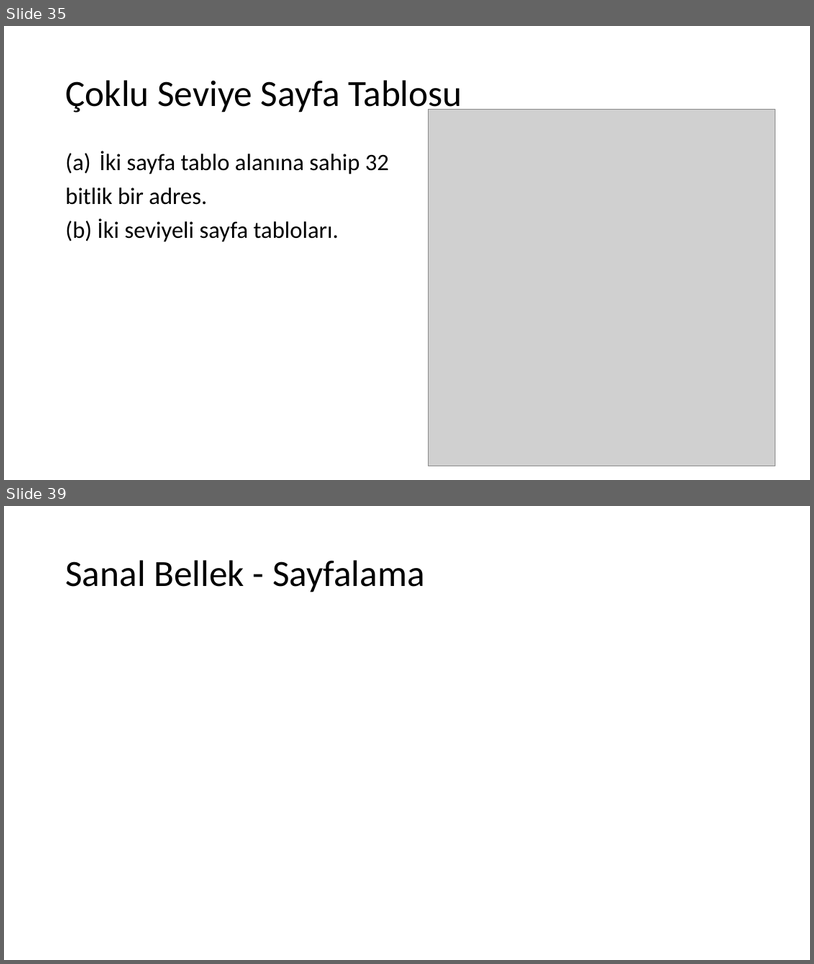
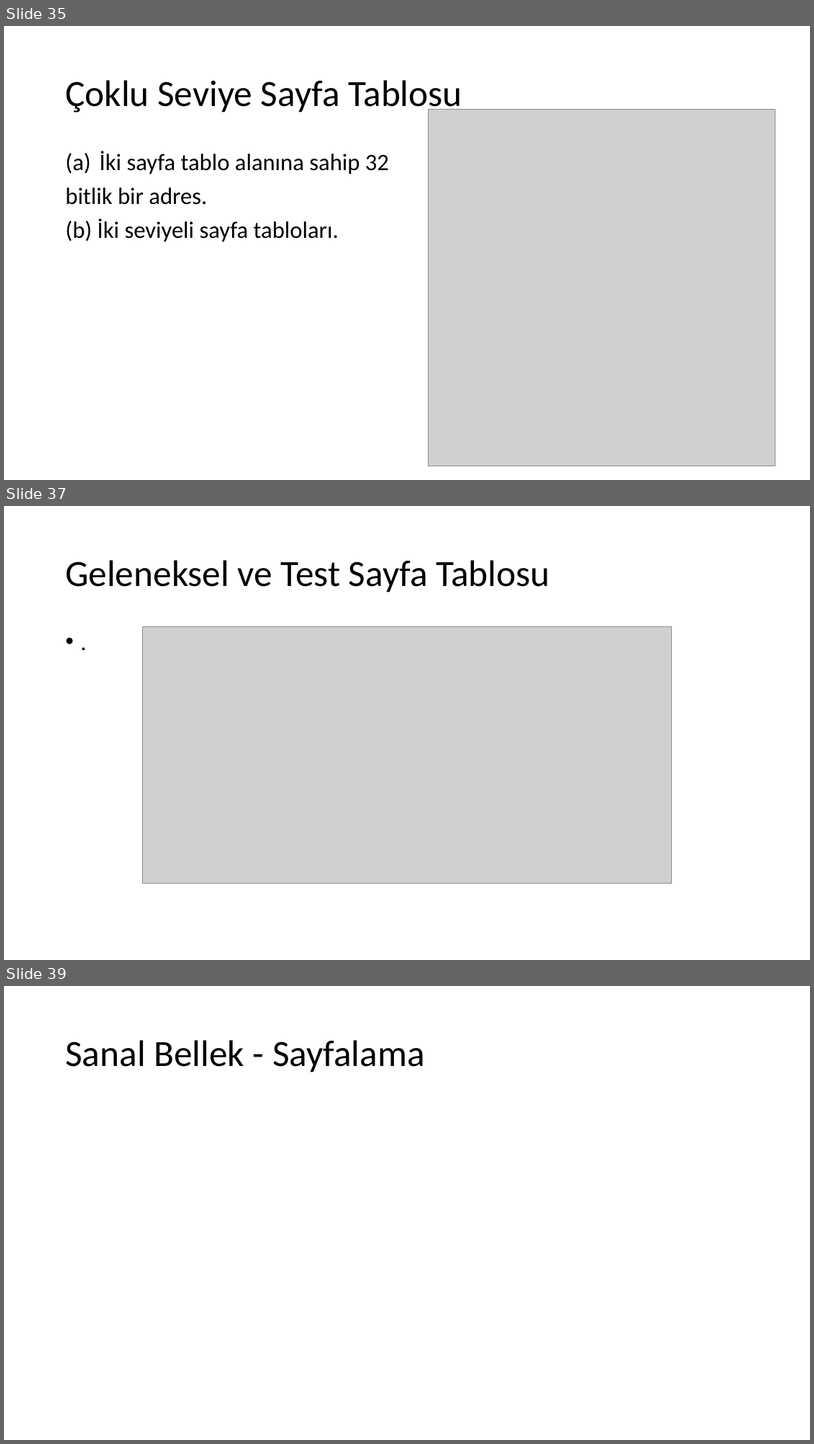
Before and after one commit to sercankulcu/sercankulcu.github.io, a slide deck: files/os/3_Bolum_3_Bellek.pptx. Shown one above the other, each under a label of ours: slides 35 and 39 before the commit, slides 35, 37 and 39 after it; the slides between them are not shown. The pictures are 814x964 and 814x1444 pixels, drawn with LibreOffice and Linux fonts; fonts in the diff are those of the drawing; grey boxes stand for pictures. Boxes give left, top, right and bottom in pixels: in the first picture for what was removed or moved away, otherwise in the second. Text is boxed around its words. In the diff, an @@ line names an element or a change of style, - is before the commit and + after.

```diff
--- a/files/os/3_Bolum_3_Bellek.pptx
+++ b/files/os/3_Bolum_3_Bellek.pptx
@@ slide 37 added at (4,506,810,960), background #FFFFFF @@
@@ title added at (65,560,550,592), 44 pt, text #000000 @@
+Geleneksel ve Test Sayfa Tablosu
@@ text added at (59,627,756,915), 28 pt, text #000000 @@
+• .
@@ picture added at (142,627,671,883) @@
```
Also in this commit, not shown: 1 slide changed, 1 other slide added, 2 slides removed.
